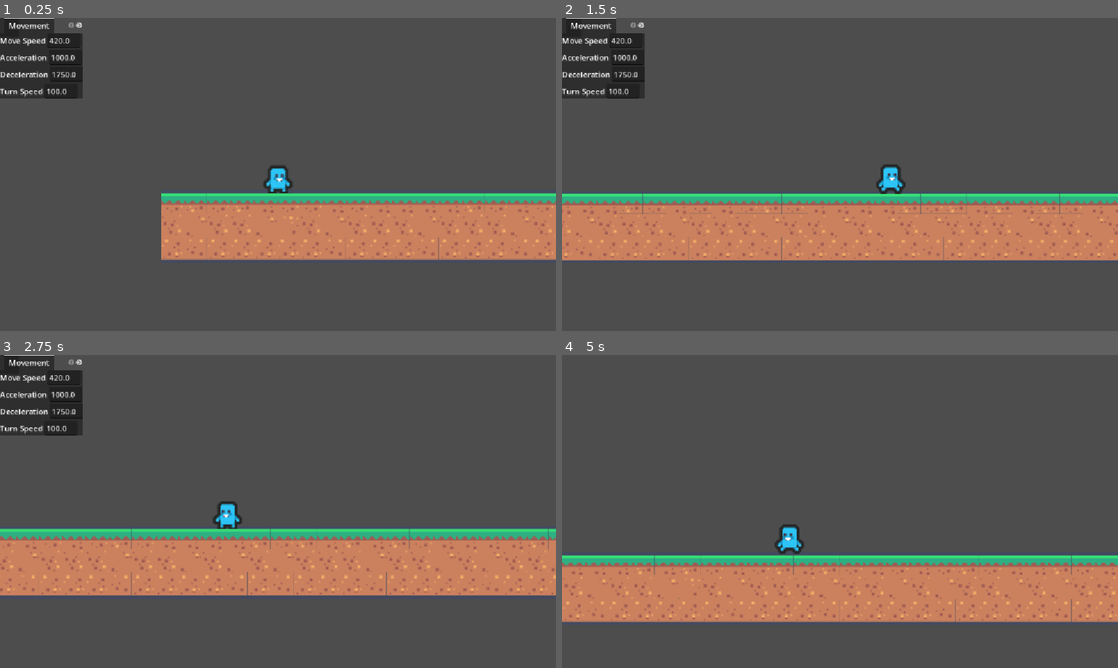
Above: before the commit, frames 1-4 (two rows, left to right).
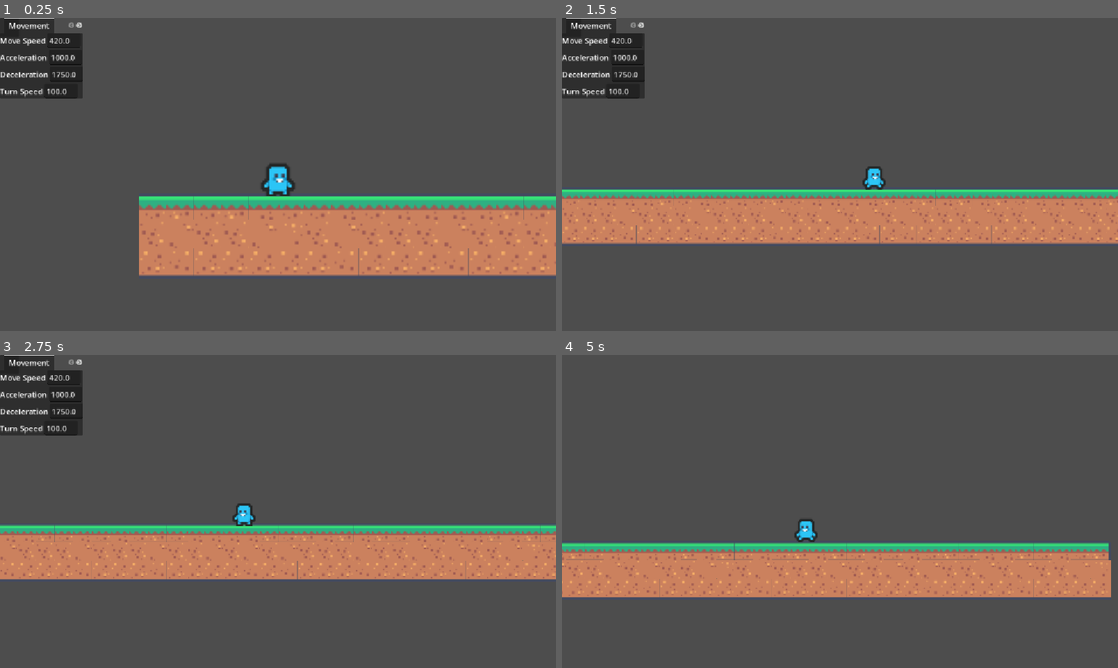
Above: after the commit, the same moments.

Repository: bridgerbird/GMTK2026-Game-Jam
Game: Godot game, scene res://scenes/level_tutorial.tscn
Same seed, same stepped clock (60 frames per second), same inputs: the game is played once before the commit and once after it. The project has no main scene, so this scene is started directly.
Inputs:
- Up to frame 1 (0.25 s): no input
- Up to frame 2 (1.5 s): hold D (move_right) from 0.53 s (still down); tap Space (jump) at 0.77 s
- Up to frame 3 (2.75 s): tap Space (jump) at 1.52 s; release D (move_right) at 2.03 s; hold A (move_left) from 2.03 s (still down)
- Up to frame 4 (5 s): release A (move_left) at 2.78 s; hold D (move_right) 2.78-4.28 s; tap Space (jump) at 3.02, 3.77, 4.52 s; tap F1 (toggle_debug) at 4.15 s; hold A (move_left) from 4.28 s (still down)

The runs differ from the first frame. In frame 1, 9.9% of the frame differs, in the area x 25-100%, y 46-83%; in frame 2, 12%; in frame 3, 12%; in frame 4, 17%, in the area x 0-100%, y 52-86%.

Commit message:
Configured Camera more

Diff:
--- a/scenes/player.tscn
+++ b/scenes/player.tscn
@@ -156,7 +156,7 @@
 script = ExtResource("1_g2els")
 
 [node name="Camera2D" type="Camera2D" parent="." unique_id=2114419768]
-zoom = Vector2(3, 3)
+zoom = Vector2(4, 4)
 position_smoothing_enabled = true
 position_smoothing_speed = 10.0
 rotation_smoothing_enabled = true
--- a/scripts/camera.gd
+++ b/scripts/camera.gd
@@ -1,11 +1,34 @@
-extends Node
+extends Camera2D
 
+# Config Conversions
+var zoom_in = Vector2(GameConfig.zoom_in, GameConfig.zoom_in)
+var zoom_out = Vector2(GameConfig.zoom_out, GameConfig.zoom_out)
 
-# Called when the node enters the scene tree for the first time.
-func _ready() -> void:
-	pass # Replace with function body.
+# Extra zoom effect at the start
+# FIXME: Just apply to tutorial stage and maybe a town stage
+var initial_zoom_flag = true
 
+# Timer variables
+var idle_timer = 0.0
 
 # Called every frame. 'delta' is the elapsed time since the previous frame.
-func _process(delta: float) -> void:
-	pass
+func _process(delta):
+	# Zoom out from initial zoom to zoom_in variable
+	if initial_zoom_flag:
+		zoom = zoom.lerp(zoom_in, GameConfig.initial_lerp_speed)
+		if zoom <= zoom_in:
+			initial_zoom_flag = false
+
+	# Handle Zoom Out for faster speeds
+	if abs(get_parent().velocity.x) >= GameConfig.move_speed * 0.6 && zoom > zoom_out:
+		zoom = zoom.lerp(zoom_out, GameConfig.zoom_lerp_speed)
+	elif get_parent().velocity.x == 0:
+		idle_timer += delta
+
+	# Handle Zoom In for idleness
+	if idle_timer > GameConfig.zoom_in_wait && zoom < zoom_in:
+		zoom = zoom.lerp(zoom_in, GameConfig.zoom_lerp_speed)
+
+	# FIXME: refactor -> better way to implement below
+	## every frame, regardless of state, ease actual zoom toward whatever target is currently set
+	#camera.zoom = camera.zoom.lerp(target_zoom, zoom_lerp_speed * delta)
--- a/scripts/debug_panel.gd
+++ b/scripts/debug_panel.gd
@@ -16,9 +16,12 @@
 	{ "property": "jump_cut_multiplier", "label": "Jump Cut Multiplier", "tab": "Jump" },
 	{ "property": "number_of_jumps", "label": "Number of Jumps", "tab": "Jump" },
 	{ "property": "zoom_in", "label": "Zoom In", "tab": "Camera" },
+	{ "property": "initial_lerp_speed", "label": "Initial Lerp Speed", "tab": "Camera" },
 	{ "property": "zoom_out", "label": "Zoom Out", "tab": "Camera" },
+	{ "property": "zoom_lerp_speed", "label": "Zoom Lerp Speed", "tab": "Camera" },
 	{ "property": "zoom_in_wait", "label": "Zoom In Wait", "tab": "Camera" },
-	{ "property": "chase_vertical_wait", "label": "Chase Vertical Wait", "tab": "Camera" }
+	{ "property": "chase_vertical_wait", "label": "Chase Vertical Wait", "tab": "Camera" },
+	{ "property": "chase_lerp_speed", "label": "Chase Lerp Speed", "tab": "Camera" }
 ]
 
 # show the text
--- a/scripts/game_config.gd
+++ b/scripts/game_config.gd
@@ -14,7 +14,10 @@
 var number_of_jumps = 2.0
 
 # Camera Configs
-var zoom_in = 0.0
-var zoom_out = 0.0
+var zoom_in = 2.8
+var initial_lerp_speed = 0.03
+var zoom_out = 2.0
+var zoom_lerp_speed = 0.1
 var zoom_in_wait = 0.0
 var chase_vertical_wait = 0.0
+var chase_lerp_speed = 1.0
--- a/scripts/player.gd
+++ b/scripts/player.gd
@@ -1,7 +1,6 @@
 extends CharacterBody2D
 
 @onready var animated_sprite = $AnimatedSprite2D
-@onready var camera = $Camera2D
 
 var jumps = GameConfig.number_of_jumps
 
